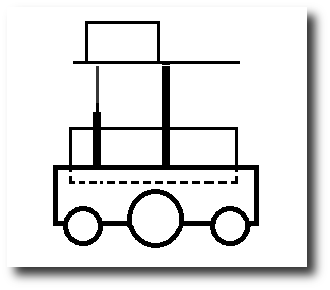
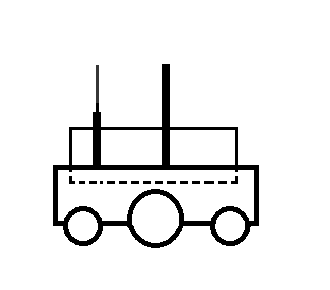
Revision of a layered 330×290 image; what changed, layer by layer:
hid "flat platform.png copy #2", painted on it over <box>73,21,240,66</box>
hid "Drop Shadow" over <box>5,5,325,285</box>
